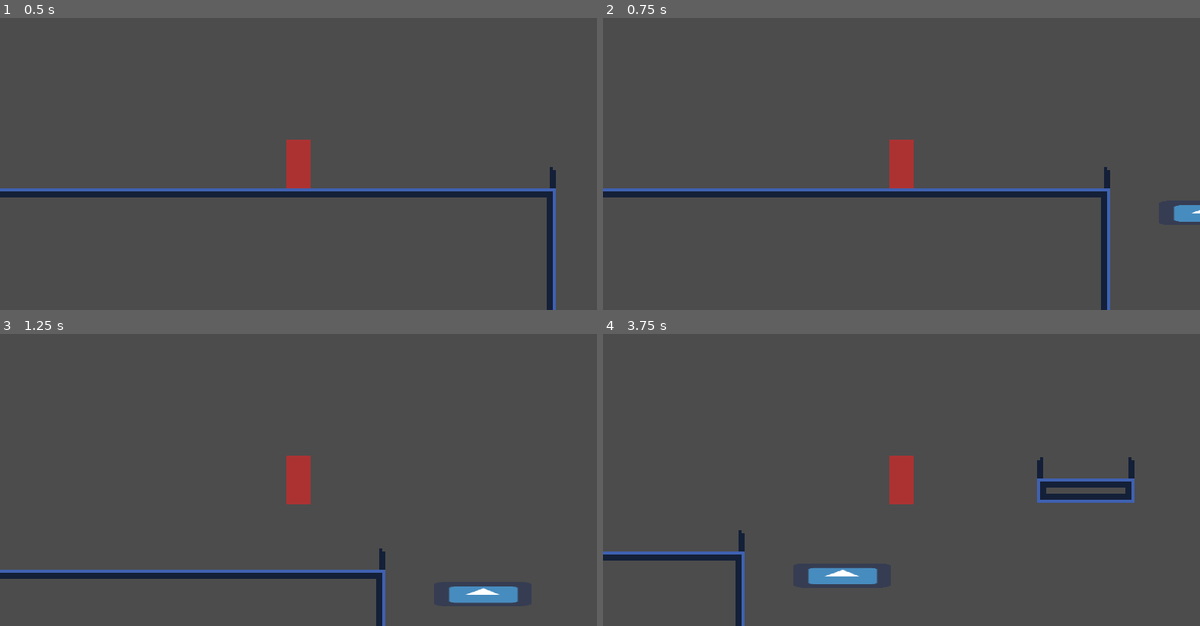
Above: before the commit, frames 1-4 (two rows, left to right).
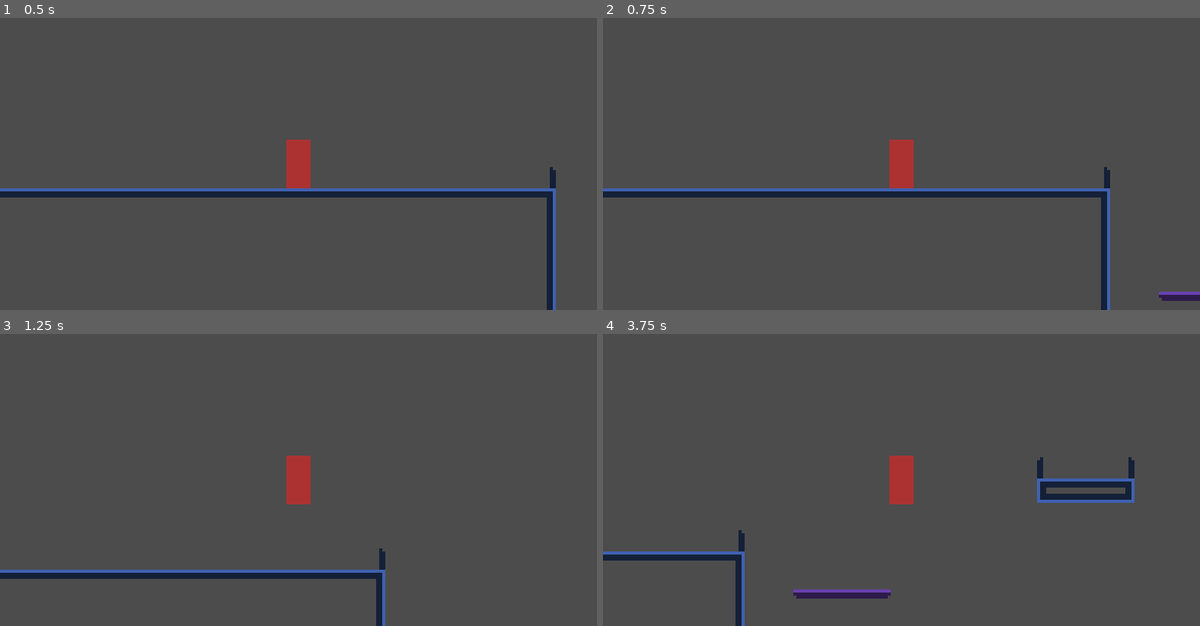
Above: after the commit, the same moments.

Repository: ChaosWitchNikol/this-unnamed-sci-fi-metroidvania
Game: Godot game, scene res://Main.tscn
Two runs of this game, one before a commit and one after it. Both use one fixed random seed, a clock stepped at 60 frames per second and the inputs below. The engine's default icon, where the game draws it, is replaced by a stand-in: a white triangle on a blue panel in a dark square.
Inputs:
- Up to frame 1 (0.5 s): no input
- Up to frame 2 (0.75 s): hold Right (ui_right) from 0.53 s (still down)
- Up to frame 3 (1.25 s): keep holding Right (ui_right); tap Space (ui_select) at 0.77 s
- Up to frame 4 (3.75 s): tap Space (ui_select) at 1.52, 3.02 s; release Right (ui_right) at 2.03 s; hold Left (ui_left) 2.03-2.78 s; hold Right (ui_right) from 2.78 s (still down)

Frame 1 is identical in both runs. In frame 2, 0.5% of the frame differs, in the area x 93-100%, y 64-97%; in frame 3, 0.7%; in frame 4, 1.2%, in the area x 31-49%, y 79-91%.
Error before the commit: Parse Error: Can't preload resource at path: res://MovingPlatformPoint.tscn (res://scripts/MovingPlatform.gd:4)

Commit message:
upgrade to tiled moving platforms

Diff:
--- /dev/null
+++ b/src/assests/tilesets/base.platform.tileset.tres
@@ -0,0 +1,89 @@
+[gd_resource type="TileSet" load_steps=8 format=2]
+
+[ext_resource path="res://assests/tilesets/base.platform.tileset.png" type="Texture" id=1]
+
+[sub_resource type="OccluderPolygon2D" id=1]
+polygon = PoolVector2Array( 0, 0, 8, 0, 8, 8, 0, 8 )
+
+[sub_resource type="OccluderPolygon2D" id=2]
+polygon = PoolVector2Array( 0, 0, 8, 0, 8, 8, 0, 8 )
+
+[sub_resource type="OccluderPolygon2D" id=3]
+polygon = PoolVector2Array( 0, 0, 8, 0, 8, 8, 0, 8 )
+
+[sub_resource type="OccluderPolygon2D" id=4]
+polygon = PoolVector2Array( 0, 0, 8, 0, 8, 8, 0, 8 )
+
+[sub_resource type="OccluderPolygon2D" id=5]
+polygon = PoolVector2Array( 0, 0, 8, 0, 8, 8, 0, 8 )
+
+[sub_resource type="OccluderPolygon2D" id=6]
+polygon = PoolVector2Array( 0, 0, 8, 0, 8, 8, 0, 8 )
+
+[resource]
+0/name = "left.one"
+0/texture = ExtResource( 1 )
+0/tex_offset = Vector2( 0, 0 )
+0/modulate = Color( 1, 1, 1, 1 )
+0/region = Rect2( 0, 0, 8, 8 )
+0/tile_mode = 0
+0/occluder_offset = Vector2( 0, 0 )
+0/occluder = SubResource( 1 )
+0/navigation_offset = Vector2( 0, 0 )
+0/shapes = [  ]
+0/z_index = 0
+1/name = "mid.one"
+1/texture = ExtResource( 1 )
+1/tex_offset = Vector2( 0, 0 )
+1/modulate = Color( 1, 1, 1, 1 )
+1/region = Rect2( 8, 0, 8, 8 )
+1/tile_mode = 0
+1/occluder_offset = Vector2( 0, 0 )
+1/occluder = SubResource( 2 )
+1/navigation_offset = Vector2( 0, 0 )
+1/shapes = [  ]
+1/z_index = 0
+2/name = "right.one"
+2/texture = ExtResource( 1 )
+2/tex_offset = Vector2( 0, 0 )
+2/modulate = Color( 1, 1, 1, 1 )
+2/region = Rect2( 16, 0, 8, 8 )
+2/tile_mode = 0
+2/occluder_offset = Vector2( 0, 0 )
+2/occluder = SubResource( 3 )
+2/navigation_offset = Vector2( 0, 0 )
+2/shapes = [  ]
+2/z_index = 0
+3/name = "left.col"
+3/texture = ExtResource( 1 )
+3/tex_offset = Vector2( 0, 0 )
+3/modulate = Color( 1, 1, 1, 1 )
+3/region = Rect2( 0, 8, 8, 8 )
+3/tile_mode = 0
+3/occluder_offset = Vector2( 0, 0 )
+3/occluder = SubResource( 4 )
+3/navigation_offset = Vector2( 0, 0 )
+3/shapes = [  ]
+3/z_index = 0
+4/name = "mid.col"
+4/texture = ExtResource( 1 )
+4/tex_offset = Vector2( 0, 0 )
+4/modulate = Color( 1, 1, 1, 1 )
+4/region = Rect2( 8, 8, 8, 8 )
+4/tile_mode = 0
+4/occluder_offset = Vector2( 0, 0 )
+4/occluder = SubResource( 5 )
+4/navigation_offset = Vector2( 0, 0 )
+4/shapes = [  ]
+4/z_index = 0
+5/name = "right.col"
+5/texture = ExtResource( 1 )
+5/tex_offset = Vector2( 0, 0 )
+5/modulate = Color( 1, 1, 1, 1 )
+5/region = Rect2( 16, 8, 8, 8 )
+5/tile_mode = 0
+5/occluder_offset = Vector2( 0, 0 )
+5/occluder = SubResource( 6 )
+5/navigation_offset = Vector2( 0, 0 )
+5/shapes = [  ]
+5/z_index = 0
--- a/src/scenes/MovingPlatform.tscn
+++ b/src/scenes/MovingPlatform.tscn
@@ -1,10 +1,9 @@
-[gd_scene load_steps=5 format=2]
+[gd_scene load_steps=6 format=2]
 
 [ext_resource path="res://scripts/MovingPlatform.gd" type="Script" id=1]
 [ext_resource path="res://scripts/MovingPlatformBody.gd" type="Script" id=2]
-[ext_resource path="res://icon.png" type="Texture" id=3]
-
-
+[ext_resource path="res://assests/tilesets/base.platform.tileset.tres" type="TileSet" id=3]
+[ext_resource path="res://scripts/MovingPlatformTiles.gd" type="Script" id=4]
 
 [sub_resource type="RectangleShape2D" id=1]
 extents = Vector2( 16, 4 )
@@ -15,9 +14,14 @@
 [node name="Body" type="KinematicBody2D" parent="."]
 script = ExtResource( 2 )
 
-[node name="Sprite" type="Sprite" parent="Body"]
-scale = Vector2( 0.5, 0.125 )
-texture = ExtResource( 3 )
-
 [node name="Collision" type="CollisionShape2D" parent="Body"]
 shape = SubResource( 1 )
+
+[node name="Tiles" type="TileMap" parent="Body"]
+position = Vector2( -16, -4 )
+tile_set = ExtResource( 3 )
+cell_size = Vector2( 8, 8 )
+cell_quadrant_size = 4
+format = 1
+tile_data = PoolIntArray( 0, 3, 0, 1, 4, 0, 2, 4, 0, 3, 536870915, 0 )
+script = ExtResource( 4 )
--- a/src/scripts/MovingPlatform.gd
+++ b/src/scripts/MovingPlatform.gd
@@ -1,14 +1,14 @@
 tool
 extends Node2D
 
-const PointScene = preload("res://MovingPlatformPoint.tscn")
+const PointScene : PackedScene = preload("res://scenes/MovingPlatformPoint.tscn")
 
+onready var Tiles : TileMap = get_node("Body/Tiles")
 
 #	export variables
 export var MOVEMENT_SPEED : float = 40.0
-export var ONE_WAY_COLLISION : bool = false
-export (int, 2, 16) var SIZE_X : int = 4
-export (int, 1, 4) var SIZE_Y : int = 1
+export var ONE_WAY_COLLISION : bool = false setget __set_one_way_collision
+export (int, 2, 16) var SIZE_X : int = 4 setget __set_size_x
 
 #	point variables
 var all_points : Array
@@ -31,6 +31,9 @@
 	# set statrting moving direction
 	set_direction_vector()
 
+	#	set tiles
+	set_tiles()
+
 
 
 func get_next_point_position() -> Vector2:
@@ -48,3 +51,16 @@
 	next_point_index = current_point_index + 1
 	if next_point_index >= all_points.size():
 		next_point_index = 0
+
+
+func set_tiles() -> void:
+	var tiles : TileMap = get_node("Body/Tiles")
+	tiles.size_x = SIZE_X * Const.TILE_SIZE
+	tiles.one_way = ONE_WAY_COLLISION
+
+func __set_one_way_collision(value : bool) -> void:
+	ONE_WAY_COLLISION = value
+	set_tiles()
+func __set_size_x(value : int) -> void:
+	SIZE_X = value
+	set_tiles()
--- a/src/scripts/MovingPlatformBody.gd
+++ b/src/scripts/MovingPlatformBody.gd
@@ -4,7 +4,7 @@
 
 func _ready():
 	$Collision.shape.extents.x = P.SIZE_X * Const.TILE_HALF_SIZE
-	$Collision.shape.extents.y = P.SIZE_Y * Const.TILE_HALF_SIZE
+	$Collision.shape.extents.y = Const.TILE_HALF_SIZE
 	$Collision.one_way_collision = P.ONE_WAY_COLLISION
 
 func _physics_process(delta):
--- /dev/null
+++ b/src/scripts/MovingPlatformTiles.gd
@@ -0,0 +1,32 @@
+tool
+extends TileMap
+
+var one_way : bool = false setget __set_one_way
+var size_x : int = 16 setget __set_size_x
+
+
+func __set_one_way(value : bool) -> void:
+	one_way = value
+	set_tiles()
+
+func __set_size_x(value : int) -> void:
+	size_x = value
+	position.x = - (size_x / 2)
+	set_tiles()
+
+
+
+func set_tiles() -> void:
+	clear()
+	var add = 3
+	if one_way:
+		add = 0
+	var number_of_tiles = size_x / Const.TILE_SIZE
+	#	set first cell
+	set_cell(0, 0, 0 + add)
+	#	set last cell
+	set_cell(number_of_tiles - 1, 0, 0 + add, true)
+
+	if number_of_tiles > 2:
+		for index in range(1, number_of_tiles - 1):
+			set_cell(index, 0, 1 + add)
Binary file added: src/assests/tilesets/base.platform.tileset.png
Not shown, added: src/assests/tilesets/base.platform.tileset.png.import
